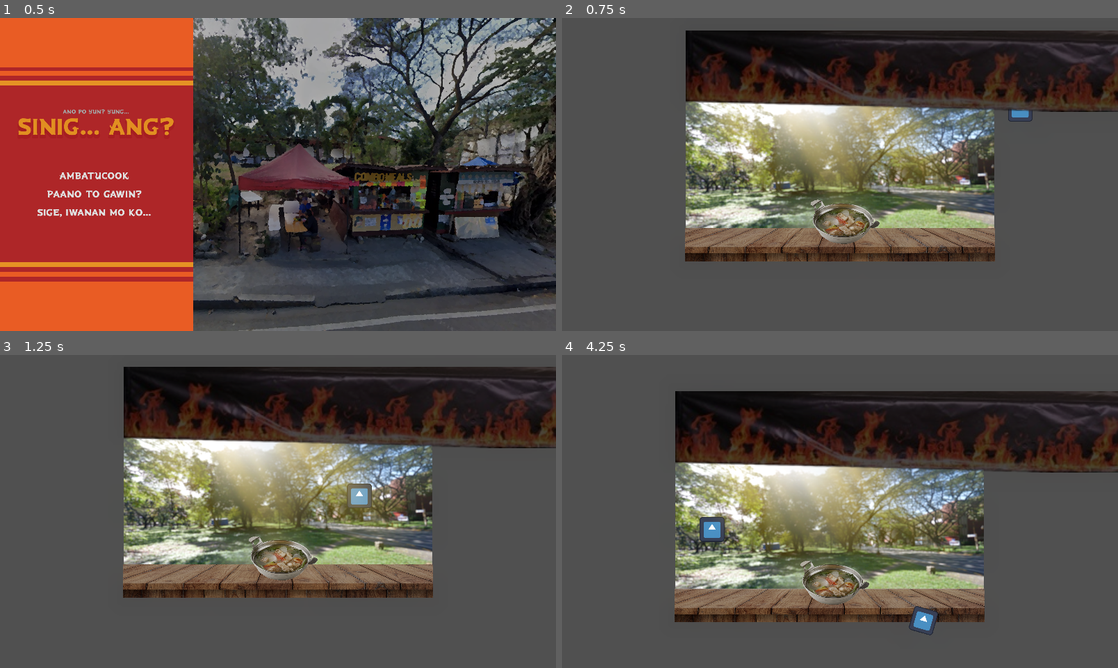
Above: before the commit, frames 1-4 (two rows, left to right).
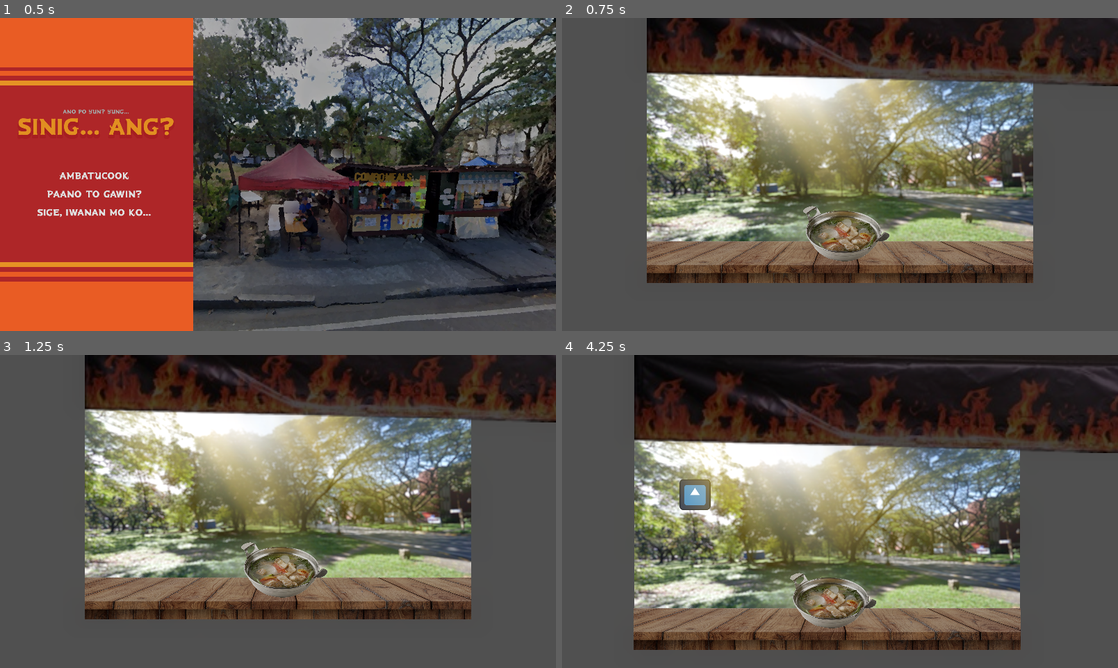
Above: after the commit, the same moments.

Repository: FlamingHerb/develup-chapter-1-quest
Game: Godot game, scene res://scenes/main_menu.tscn
The game is run twice, just before and just after one commit, with the same random seed, the same clock (stepped at 60 frames per second) and the same inputs. The engine's default icon, where the game draws it, is replaced by a stand-in: a white triangle on a blue panel in a dark square. Sound files missing from this copy of the repository are replaced by a short silence.
Inputs (mouse positions are in pixels of both pictures, inside the frame that each line leads up to):
- Up to frame 1 (0.5 s): no input
- Up to frame 2 (0.75 s): click "Ambatucook" at 0.5 s
- Up to frame 3 (1.25 s): no input
- Up to frame 4 (4.25 s): tap Enter at 1.25 s; move the mouse to (962, 495) at 1.27 s; tap Space at 1.52, 2.27, 3.77 s; move the mouse to (728, 527) at 2.02 s; move the mouse to (895, 442) at 2.77 s; move the mouse to (812, 574) at 3.52 s

Frame 1 is identical in both runs. In frame 2, 49% of the frame differs, in the area x 15-100%, y 0-85%; in frame 3, 49%; in frame 4, 56%, in the area x 12-100%, y 0-95%.

Commit message:
feat: stuff gets removed now

Diff:
--- a/scenes/game_main.tscn
+++ b/scenes/game_main.tscn
@@ -12,7 +12,7 @@
 
 [sub_resource type="CapsuleShape2D" id="CapsuleShape2D_goop2"]
 radius = 45.0
-height = 267.376
+height = 226.0
 
 [sub_resource type="ShaderMaterial" id="ShaderMaterial_rmqom"]
 shader = ExtResource("3_ro3qx")
@@ -29,6 +29,9 @@
 shader_parameter/color = Color(0.813376, 0.637326, 2.69532e-06, 0.8)
 shader_parameter/hdr = false
 shader_parameter/seed = 5.0
+
+[sub_resource type="RectangleShape2D" id="RectangleShape2D_35bjr"]
+size = Vector2(1603, 145)
 
 [node name="GameMain" type="Node2D"]
 script = ExtResource("1_3ull0")
@@ -49,7 +52,7 @@
 texture = ExtResource("4_a3qep")
 metadata/_edit_lock_ = true
 
-[node name="SinigangPhysicsBody" type="StaticBody2D" parent="."]
+[node name="SinigangPhysicsBody" type="Area2D" parent="."]
 position = Vector2(602, 570)
 
 [node name="TheSinigang" type="Sprite2D" parent="SinigangPhysicsBody"]
@@ -57,7 +60,7 @@
 scale = Vector2(0.512604, 0.512604)
 texture = ExtResource("4_4cejj")
 
-[node name="CollisionShape2D" type="CollisionShape2D" parent="SinigangPhysicsBody"]
+[node name="TheHolyGrail" type="CollisionShape2D" parent="SinigangPhysicsBody"]
 position = Vector2(-11, 10)
 rotation = 1.5708
 shape = SubResource("CapsuleShape2D_goop2")
@@ -73,7 +76,7 @@
 
 [node name="CounterRoof" type="Sprite2D" parent="."]
 self_modulate = Color(0.285969, 0.272194, 0.290561, 1)
-position = Vector2(1289, -210)
+position = Vector2(1289, -252)
 scale = Vector2(6.11118, 6.11118)
 texture = ExtResource("5_ehdg0")
 metadata/_edit_lock_ = true
@@ -83,7 +86,7 @@
 
 [node name="GameCamera" type="Camera2D" parent="."]
 position = Vector2(576, 320)
-zoom = Vector2(0.4, 0.4)
+zoom = Vector2(0.5, 0.5)
 limit_left = -224
 limit_top = -126
 limit_right = 1376
@@ -92,3 +95,13 @@
 position_smoothing_enabled = true
 script = ExtResource("3_ftt30")
 metadata/_edit_lock_ = true
+
+[node name="IngredientDeathZone" type="Area2D" parent="."]
+
+[node name="Death" type="CollisionShape2D" parent="IngredientDeathZone"]
+position = Vector2(576.5, 847.5)
+shape = SubResource("RectangleShape2D_35bjr")
+debug_color = Color(0.956871, 0.119971, 0.43239, 0.42)
+
+[connection signal="body_entered" from="SinigangPhysicsBody" to="." method="_on_sinigang_physics_body_body_entered"]
+[connection signal="body_entered" from="IngredientDeathZone" to="." method="_on_ingredient_death_zone_body_entered"]
--- a/scenes/game_main/item_base.tscn
+++ b/scenes/game_main/item_base.tscn
@@ -4,12 +4,13 @@
 [ext_resource type="Texture2D" uid="uid://d01n4yb18q3yq" path="res://icon.svg" id="2_mhsqi"]
 
 [sub_resource type="CircleShape2D" id="CircleShape2D_7x3gb"]
+radius = 20.0
 
 [node name="ItemBase" type="RigidBody2D"]
 script = ExtResource("1_u5cyj")
 
+[node name="Sprite2D" type="Sprite2D" parent="."]
+texture = ExtResource("2_mhsqi")
+
 [node name="CollisionShape2D" type="CollisionShape2D" parent="."]
 shape = SubResource("CircleShape2D_7x3gb")
-
-[node name="Sprite2D" type="Sprite2D" parent="."]
-texture = ExtResource("2_mhsqi")
--- a/scripts/game_main.gd
+++ b/scripts/game_main.gd
@@ -11,7 +11,8 @@
 
 # Called when the node enters the scene tree for the first time.
 func _ready() -> void:
-	_new_item_spawn()
+	#_new_item_spawn()
+	pass
 
 
 # Called every frame. 'delta' is the elapsed time since the previous frame.
@@ -38,3 +39,13 @@
 	adding_item.position.y = randi_range(-100, 700)
 
 	projectile_group.add_child(adding_item)
+
+
+
+func _on_ingredient_death_zone_body_entered(body: Node2D) -> void:
+	print("Welp, it fell.")
+	body.queue_free()
+
+func _on_sinigang_physics_body_body_entered(body: Node2D) -> void:
+	print("Negg-diffed")
+	body.queue_free()
--- a/scripts/game_main/item_base.gd
+++ b/scripts/game_main/item_base.gd
@@ -29,7 +29,7 @@
 	if (position.y > 400 && position.y <= 600):
 		time_in_air = randi_range(1.5, 2)
 	if (position.y > 600 && position.y <= 700):
-		time_in_air = randi_range(2, 3)
+		time_in_air = randi_range(1.7, 2.4)
 
 	linear_velocity.x = (target_pos.x - position.x) / time_in_air
 	linear_velocity.y = ((target_pos.y - position.y) - ((960 * (time_in_air ** 2)) / 2)) / time_in_air
Not shown: 1 places in scenes/game_main.tscn that only renumber resources
